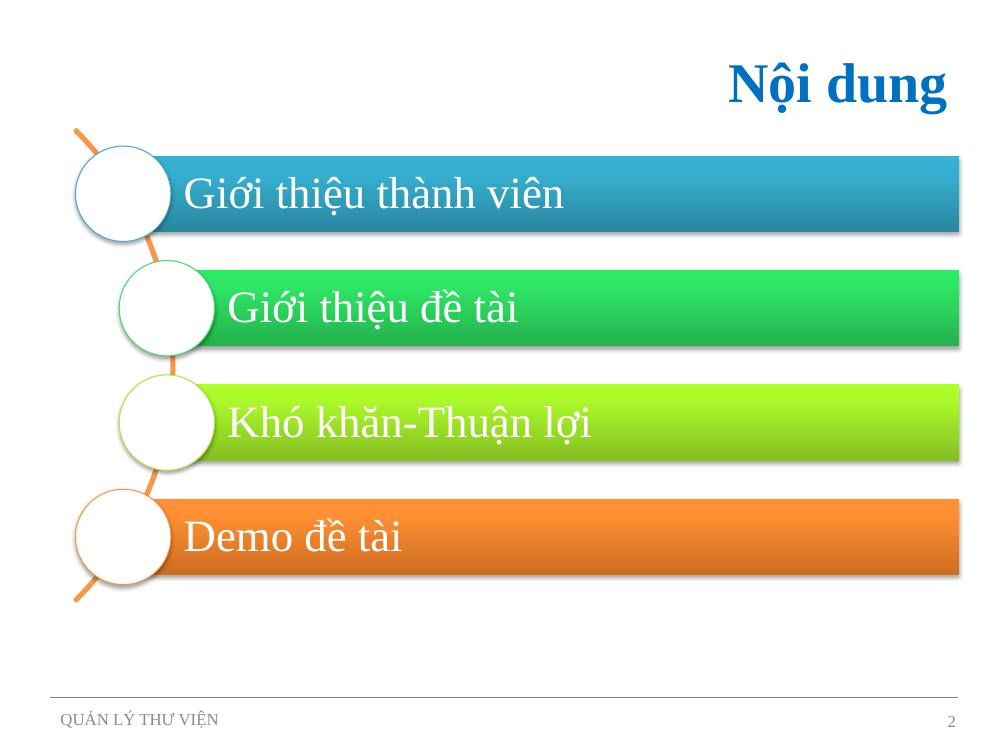
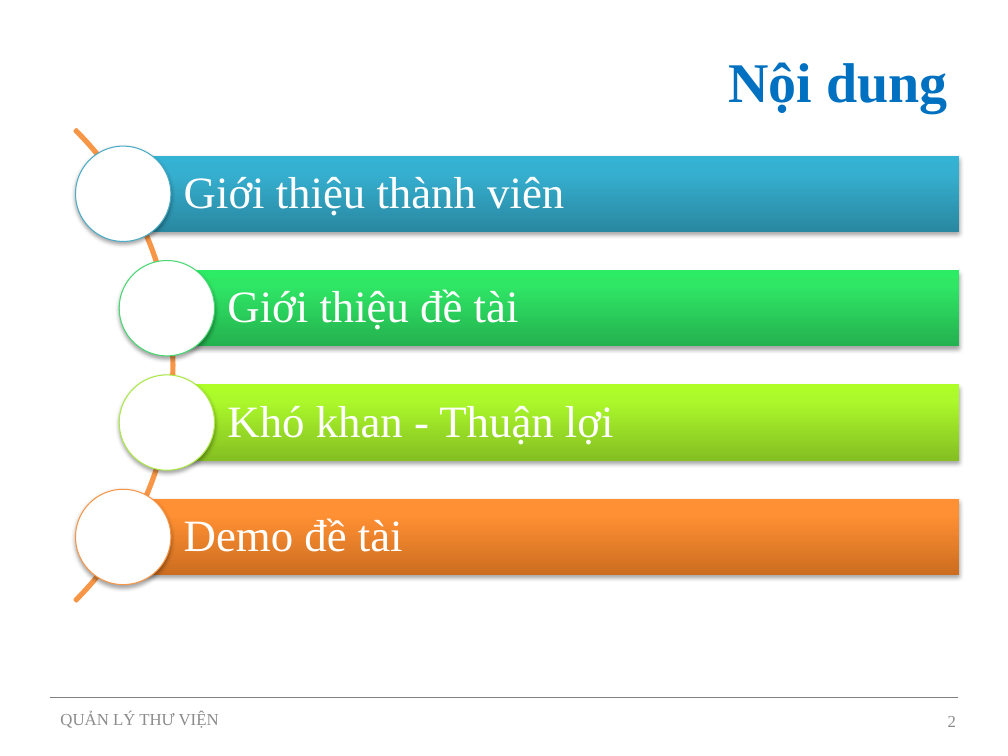
Before and after one commit to daotanthien1/Duan1, a slide deck: slide 2 of documents/NhomMETA_QLTiemTraSua_Final.pptx. Drawn at 1008x756 pixels with LibreOffice and Linux fonts; fonts in the diff are those of the drawing; background and template pictures are left out. Boxes give left, top, right and bottom in pixels: in the first picture for what was removed or moved away, otherwise in the second. Text is boxed around its words. In the diff, an @@ line names an element or a change of style, - is before the commit and + after.

Commit message:
Add files via upload
Sửa 1 xíu PPT

```diff
--- a/documents/NhomMETA_QLTiemTraSua_Final.pptx
+++ b/documents/NhomMETA_QLTiemTraSua_Final.pptx
@@ text at box(227, 406, 614, 445): text changed @@
-Khó khăn-Thuận lợi
+Khó khan - Thuận lợi
```
Also in this commit, not shown: 1 other slide changed.
